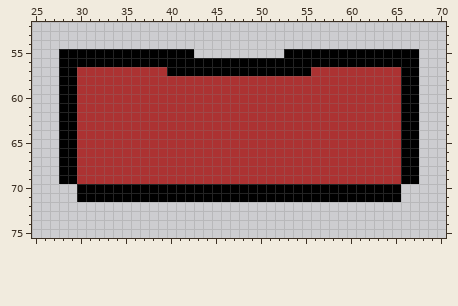
Pixel-art file -- Assets/Sprites/Cloth_Sprite/type_3.aseprite. Above, as it was before the edit.
100x130 pixels, 1 frame. Shown: x 25..70, y 52..75.
After the commit:
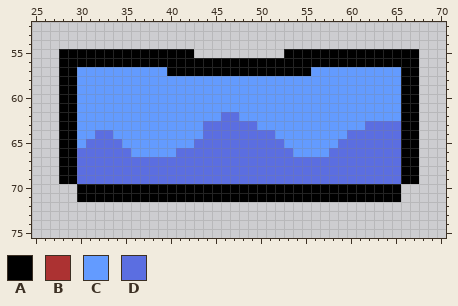
Palette (. is transparent): A #000000  B #ac3232  C #639bff  D #5b6ee1
From old to new:
@@ x 25..70 @@
 56 ...AAAAAAAAAAAAAAAAAAAAAAAAAAAAAAAAAAAAAAAA...
-57 ...AABBBBBBBBBBAAAAAAAAAAAAAAAABBBBBBBBBBAA...
-58 ...AABBBBBBBBBBBBBBBBBBBBBBBBBBBBBBBBBBBBAA...
-59 ...AABBBBBBBBBBBBBBBBBBBBBBBBBBBBBBBBBBBBAA...
-60 ...AABBBBBBBBBBBBBBBBBBBBBBBBBBBBBBBBBBBBAA...
-61 ...AABBBBBBBBBBBBBBBBBBBBBBBBBBBBBBBBBBBBAA...
-62 ...AABBBBBBBBBBBBBBBBBBBBBBBBBBBBBBBBBBBBAA...
-63 ...AABBBBBBBBBBBBBBBBBBBBBBBBBBBBBBBBBBBBAA...
-64 ...AABBBBBBBBBBBBBBBBBBBBBBBBBBBBBBBBBBBBAA...
-65 ...AABBBBBBBBBBBBBBBBBBBBBBBBBBBBBBBBBBBBAA...
-66 ...AABBBBBBBBBBBBBBBBBBBBBBBBBBBBBBBBBBBBAA...
-67 ...AABBBBBBBBBBBBBBBBBBBBBBBBBBBBBBBBBBBBAA...
-68 ...AABBBBBBBBBBBBBBBBBBBBBBBBBBBBBBBBBBBBAA...
-69 ...AABBBBBBBBBBBBBBBBBBBBBBBBBBBBBBBBBBBBAA...
+57 ...AACCCCCCCCCCAAAAAAAAAAAAAAAACCCCCCCCCCAA...
+58 ...AACCCCCCCCCCCCCCCCCCCCCCCCCCCCCCCCCCCCAA...
+59 ...AACCCCCCCCCCCCCCCCCCCCCCCCCCCCCCCCCCCCAA...
+60 ...AACCCCCCCCCCCCCCCCCCCCCCCCCCCCCCCCCCCCAA...
+61 ...AACCCCCCCCCCCCCCCCCCCCCCCCCCCCCCCCCCCCAA...
+62 ...AACCCCCCCCCCCCCCCCDDCCCCCCCCCCCCCCCCCCAA...
+63 ...AACCCCCCCCCCCCCCDDDDDDCCCCCCCCCCCCDDDDAA...
+64 ...AACCDDCCCCCCCCCCDDDDDDDDCCCCCCCCDDDDDDAA...
+65 ...AACDDDDCCCCCCCCDDDDDDDDDDCCCCCCDDDDDDDAA...
+66 ...AADDDDDDCCCCCDDDDDDDDDDDDDCCCCDDDDDDDDAA...
+67 ...AADDDDDDDDDDDDDDDDDDDDDDDDDDDDDDDDDDDDAA...
+68 ...AADDDDDDDDDDDDDDDDDDDDDDDDDDDDDDDDDDDDAA...
+69 ...AADDDDDDDDDDDDDDDDDDDDDDDDDDDDDDDDDDDDAA...
 70 .....AAAAAAAAAAAAAAAAAAAAAAAAAAAAAAAAAAAA.....
Pixel boxes of the changes (left, top, right, bottom) in both pictures:
changed: (77, 67, 401, 184)
